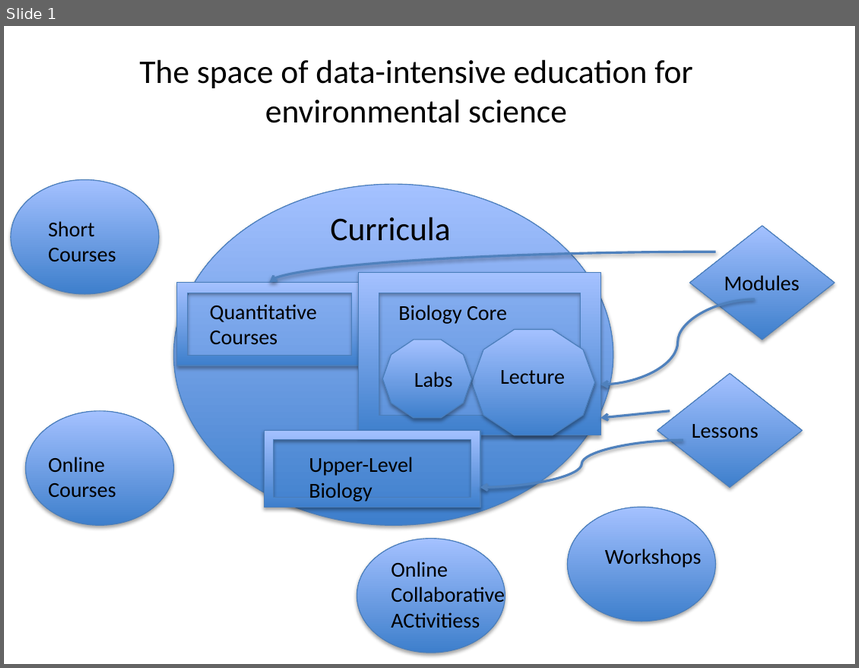
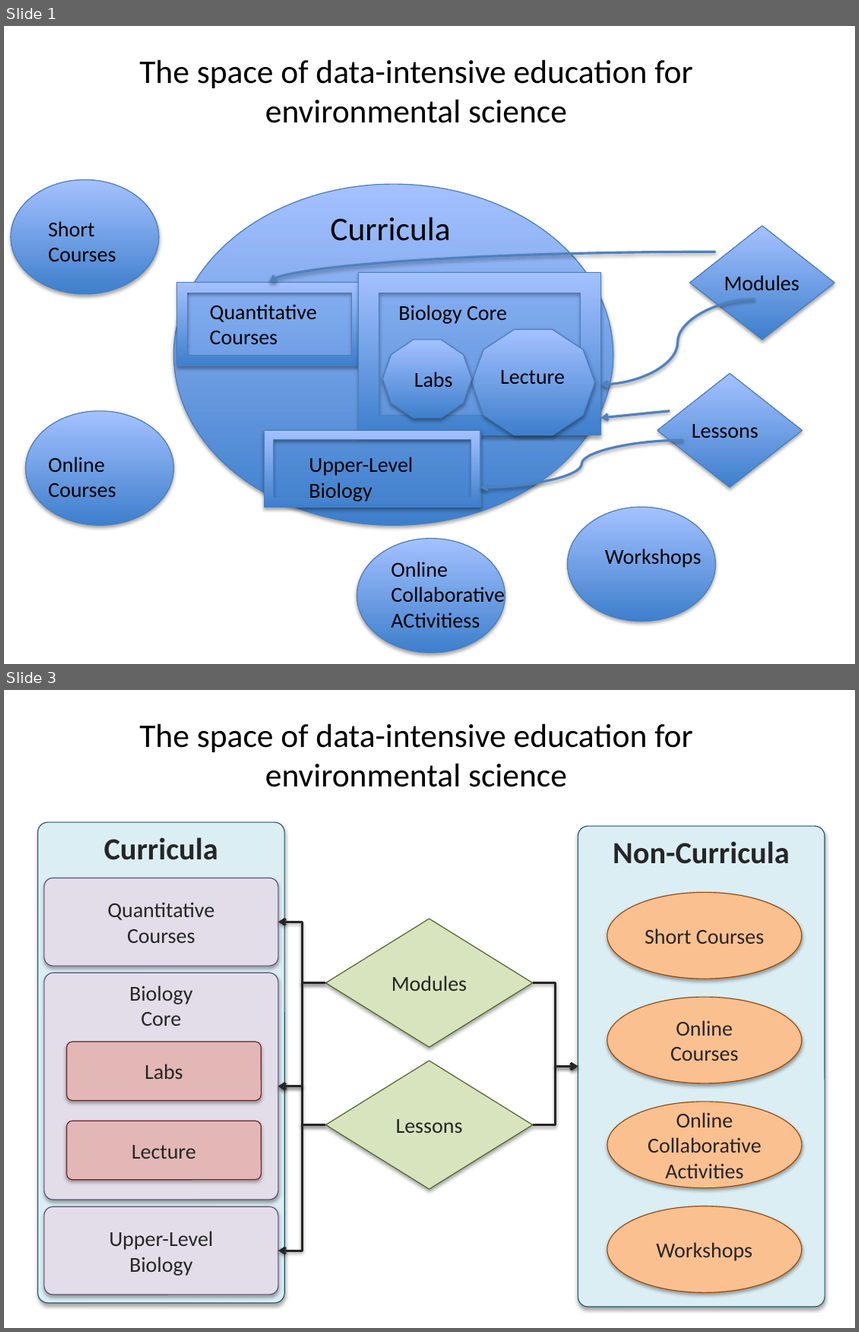
Before and after one commit to NCEAS/ds-workshop-2015, a slide deck: data-intensive-skills-overview/FigureSpaceDataEducation.pptx. Shown one above the other, each under a label of ours: slide 1 before the commit, slides 1 and 3 after it; the slides between them are not shown. The pictures are 859x668 and 859x1332 pixels, drawn with LibreOffice and Linux fonts; fonts in the diff are those of the drawing. Boxes give left, top, right and bottom in pixels: in the first picture for what was removed or moved away, otherwise in the second. Text is boxed around its words. In the diff, an @@ line names an element or a change of style, - is before the commit and + after.

Commit message:
Rename education figure _v2 to the original filename.

```diff
--- a/data-intensive-skills-overview/FigureSpaceDataEducation.pptx
+++ b/data-intensive-skills-overview/FigureSpaceDataEducation.pptx
@@ slide 3 added at (x1=4, y1=690, x2=855, y2=1328), background #FFFFFF @@
@@ title added at (x1=139, y1=723, x2=693, y2=787), 28 pt, text #000000 @@
+The space of data-intensive education for environmental science
@@ rounded rectangle added at (x1=38, y1=822, x2=285, y2=1303), fill #DBEEF4, outline #215968 0.75 pt, 26 pt, text #262626, bold @@
+Curricula
@@ rounded rectangle added at (x1=578, y1=826, x2=825, y2=1307), fill #DBEEF4, outline #215968 0.75 pt, 26 pt, text #262626, bold @@
+Non-Curricula
@@ rounded rectangle added at (x1=44, y1=878, x2=278, y2=966), fill #E6E0EC at 96% opacity, outline #604A7B 0.75 pt, 18 pt, text #262626 @@
+Quantitative
+Courses
@@ ellipse added at (x1=607, y1=893, x2=803, y2=980), fill #FAC090, outline #984807 0.75 pt, 18 pt, text #262626 @@
+Short Courses
@@ elbow arrow added from (325, 983) to (278, 923), #262626 2 pt @@
@@ diamond added at (x1=325, y1=919, x2=533, y2=1047), fill #D7E4BD, outline #4F6228 0.75 pt, 18 pt, text #262626 @@
+Modules
@@ rounded rectangle added at (x1=44, y1=973, x2=278, y2=1200), fill #E6E0EC at 96% opacity, outline #604A7B 0.75 pt, 18 pt, text #262626 @@
+Biology
+Core
@@ elbow arrow added from (325, 983) to (278, 1087), #262626 2 pt @@
@@ elbow arrow added from (533, 983) to (578, 1066), #262626 2 pt @@
@@ ellipse added at (x1=607, y1=997, x2=803, y2=1084), fill #FAC090, outline #984807 0.75 pt, 18 pt, text #262626 @@
+Online Courses
@@ rounded rectangle added at (x1=67, y1=1042, x2=261, y2=1100), fill #E6B9B8 at 96% opacity, outline #632523 0.75 pt, 18 pt, text #262626 @@
+Labs
@@ diamond added at (x1=325, y1=1061, x2=533, y2=1189), fill #D7E4BD, outline #4F6228 0.75 pt, 18 pt, text #262626 @@
+Lessons
@@ elbow arrow added from (533, 1125) to (578, 1066), #262626 2 pt @@
@@ elbow arrow added from (325, 1125) to (278, 1087), #262626 2 pt @@
@@ rounded rectangle added at (x1=67, y1=1121, x2=261, y2=1179), fill #E6B9B8 at 96% opacity, outline #632523 0.75 pt, 18 pt, text #262626 @@
+Lecture
@@ ellipse added at (x1=607, y1=1102, x2=803, y2=1189), fill #FAC090, outline #984807 0.75 pt, 18 pt, text #262626 @@
+Online Collaborative Activities
@@ elbow arrow added from (325, 1125) to (278, 1251), #262626 2 pt @@
@@ rounded rectangle added at (x1=44, y1=1207, x2=278, y2=1294), fill #E6E0EC at 96% opacity, outline #604A7B 0.75 pt, 18 pt, text #262626 @@
+Upper-Level
+Biology
@@ ellipse added at (x1=607, y1=1207, x2=803, y2=1293), fill #FAC090, outline #984807 0.75 pt, 18 pt, text #262626 @@
+Workshops
```
Also in this commit, not shown: 1 other slide added, 1 other file.
